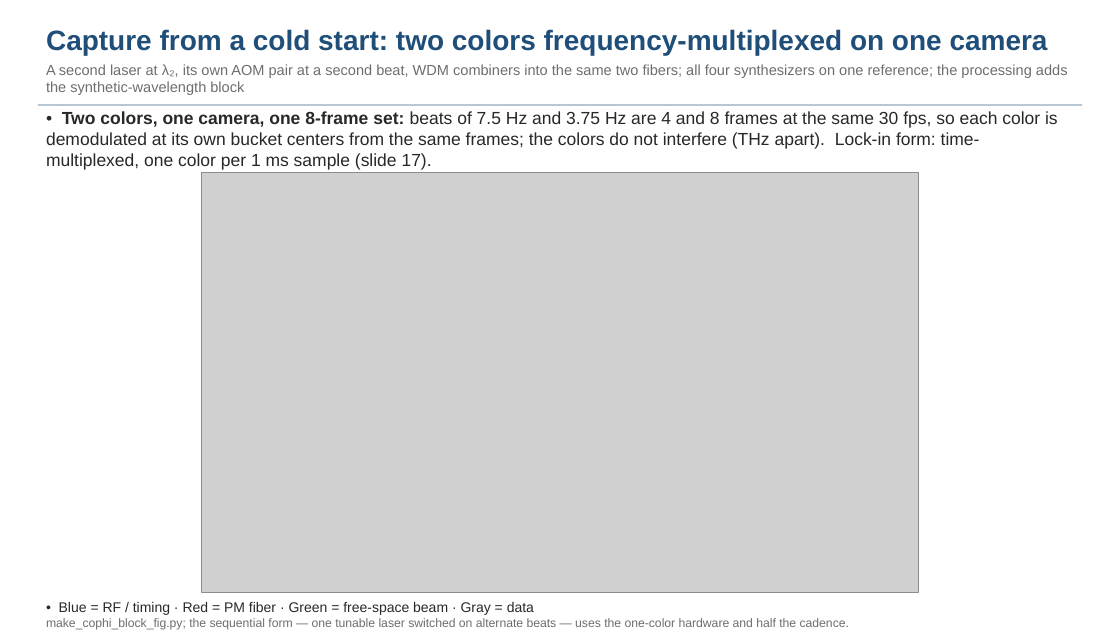
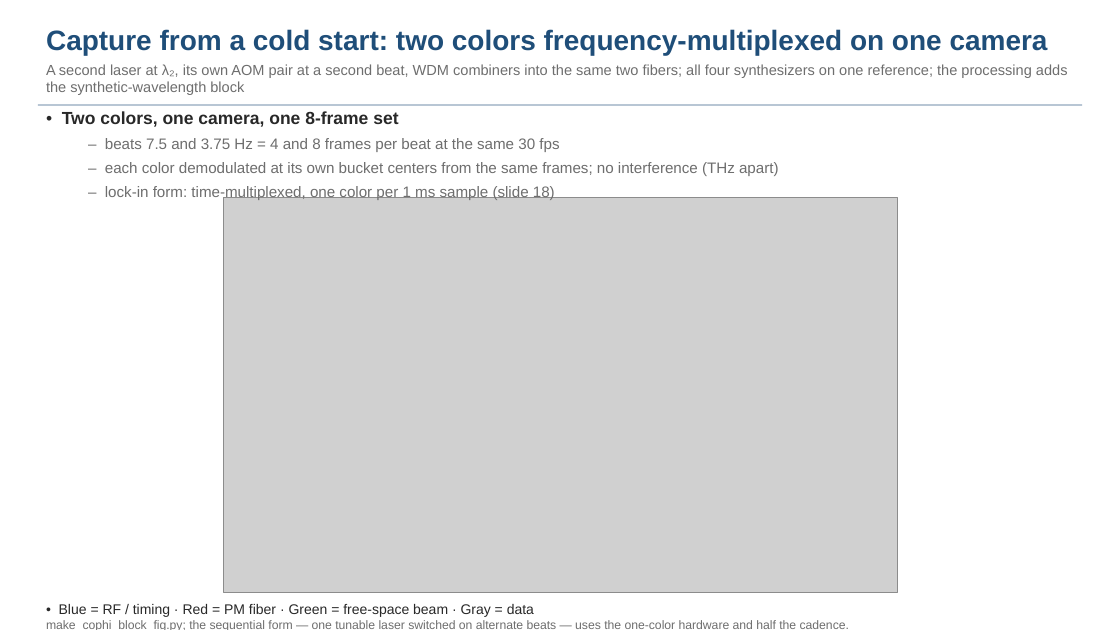
Before and after one commit to nasa-jpl/macos, a slide deck: slide 17 of demo_session/deck_cophi.pptx (slide 16 before the commit). Drawn at 1120x630 pixels with LibreOffice and Linux fonts; fonts in the diff are those of the drawing; grey boxes stand for pictures. Boxes give left, top, right and bottom in pixels: in the first picture for what was removed or moved away, otherwise in the second. Text is boxed around its words. In the diff, an @@ line names an element or a change of style, - is before the commit and + after.

```diff
--- a/demo_session/deck_cophi.pptx
+++ b/demo_session/deck_cophi.pptx
@@ text at <box>62,111,779,201</box>: text changed; size 15 to 13 pt; text colour #282828 to #6E6E6E @@
-• Two colors, one camera, one 8-frame set: beats of 7.5 Hz and 3.75 Hz are 4 and 8 frames at the same 30 fps, so each color is demodulated at its own bucket centers from the same frames; the colors do not interfere (THz apart). Lock-in form: time-multiplexed, one color per 1 ms sample (slide 17).
+• Two colors, one camera, one 8-frame set
+– beats 7.5 and 3.75 Hz = 4 and 8 frames per beat at the same 30 fps
+– each color demodulated at its own bucket centers from the same frames; no interference (THz apart)
+– lock-in form: time-multiplexed, one color per 1 ms sample (slide 18)
@@ picture: place and size @@
-picture at <box>202,172,918,592</box>
+picture at <box>223,197,897,592</box>
```
Also in this commit, not shown: 10 other slides changed, 6 other files.
